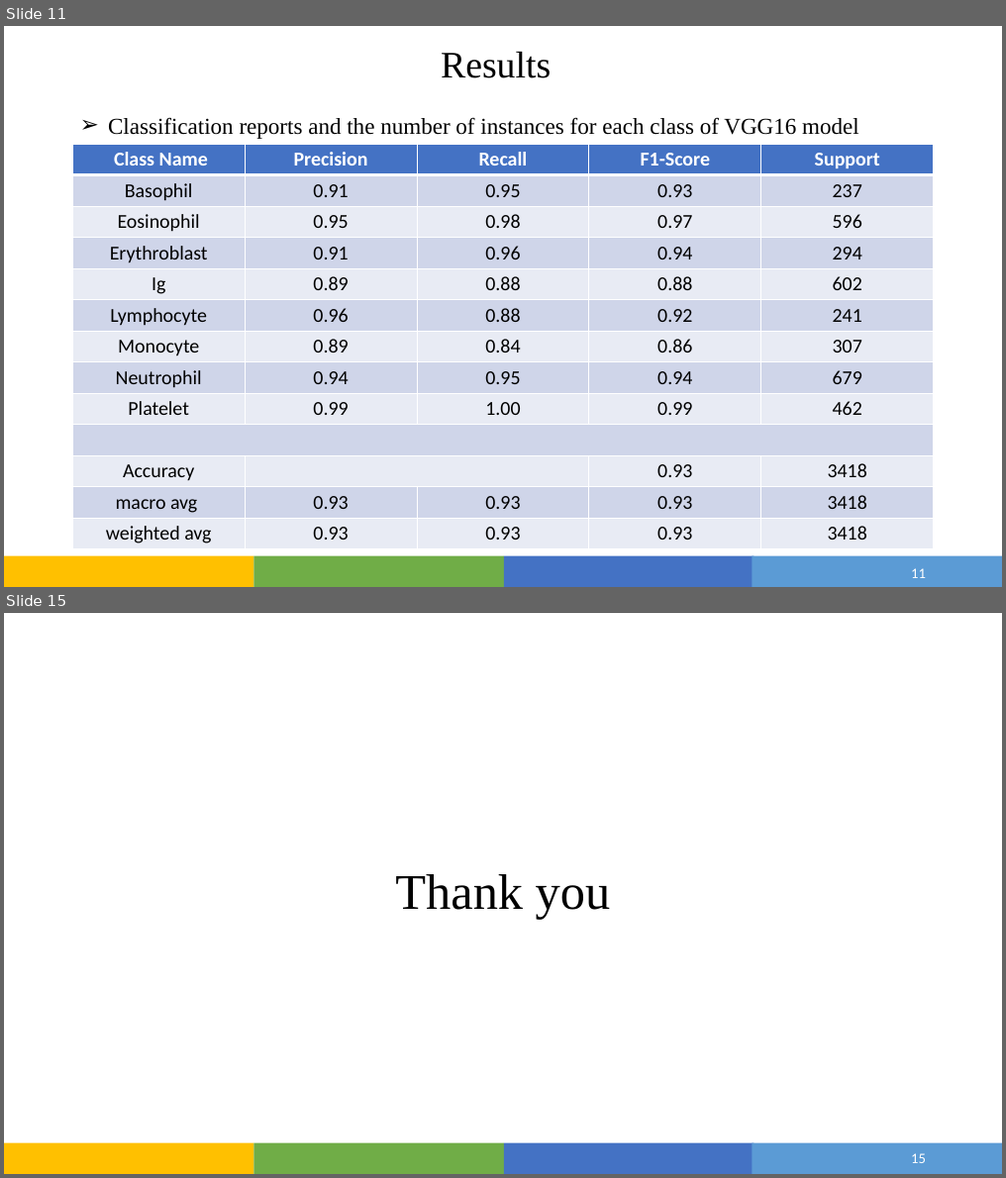
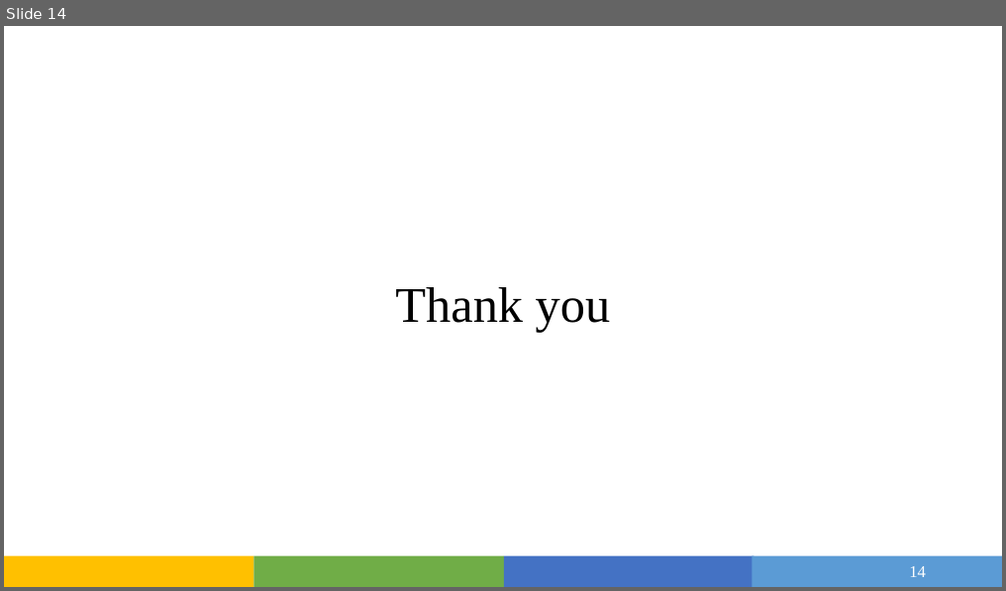
Before and after one commit to Devjethva1111/DeepFake-Voice-Recognition, a slide deck: Seminar/Project_PPT.pptx. Shown one above the other, each under a label of ours: slides 11 and 15 before the commit, slide 14 after it; the slides between them are not shown. The pictures are 1006x1178 and 1006x591 pixels, drawn with LibreOffice and Linux fonts; fonts in the diff are those of the drawing. Boxes give left, top, right and bottom in pixels: in the first picture for what was removed or moved away, otherwise in the second. Text is boxed around its words. In the diff, an @@ line names an element or a change of style, - is before the commit and + after.

```diff
--- a/Seminar/Project_PPT.pptx
+++ b/Seminar/Project_PPT.pptx
@@ slide 11 removed at bbox=[4, 26, 1002, 587], background #FFFFFF; not listed: 4 template elements that a slide beside it also shows @@
@@ title removed at bbox=[441, 51, 550, 78] @@
-Results
@@ table removed at bbox=[73, 144, 934, 550], 13 rows, 5 columns @@
-Class Name | Precision | Recall | F1-Score | Support
-Basophil | 0.91 | 0.95 | 0.93 | 237
-Eosinophil | 0.95 | 0.98 | 0.97 | 596
-Erythroblast | 0.91 | 0.96 | 0.94 | 294
-Ig | 0.89 | 0.88 | 0.88 | 602
-Lymphocyte | 0.96 | 0.88 | 0.92 | 241
-Monocyte | 0.89 | 0.84 | 0.86 | 307
-Neutrophil | 0.94 | 0.95 | 0.94 | 679
-Platelet | 0.99 | 1.00 | 0.99 | 462
- |  |  |  | 
-Accuracy |  |  | 0.93 | 3418
-macro avg | 0.93 | 0.93 | 0.93 | 3418
-weighted avg | 0.93 | 0.93 | 0.93 | 3418
@@ text removed at bbox=[108, 117, 859, 139] @@
-➢ Classification reports and the number of instances for each class of VGG16 model
@@ page number removed at bbox=[911, 569, 926, 578] @@
-11
@@ what was slide 15 is now slide 14 @@
@@ page number at bbox=[909, 567, 926, 577]: text changed; size 14 to 16 pt; font Calibri to Times New Roman @@
-15
+14
```
Also in this commit, not shown: 6 slides changed, 6 slides added, 6 other slides removed, 1 other file.
